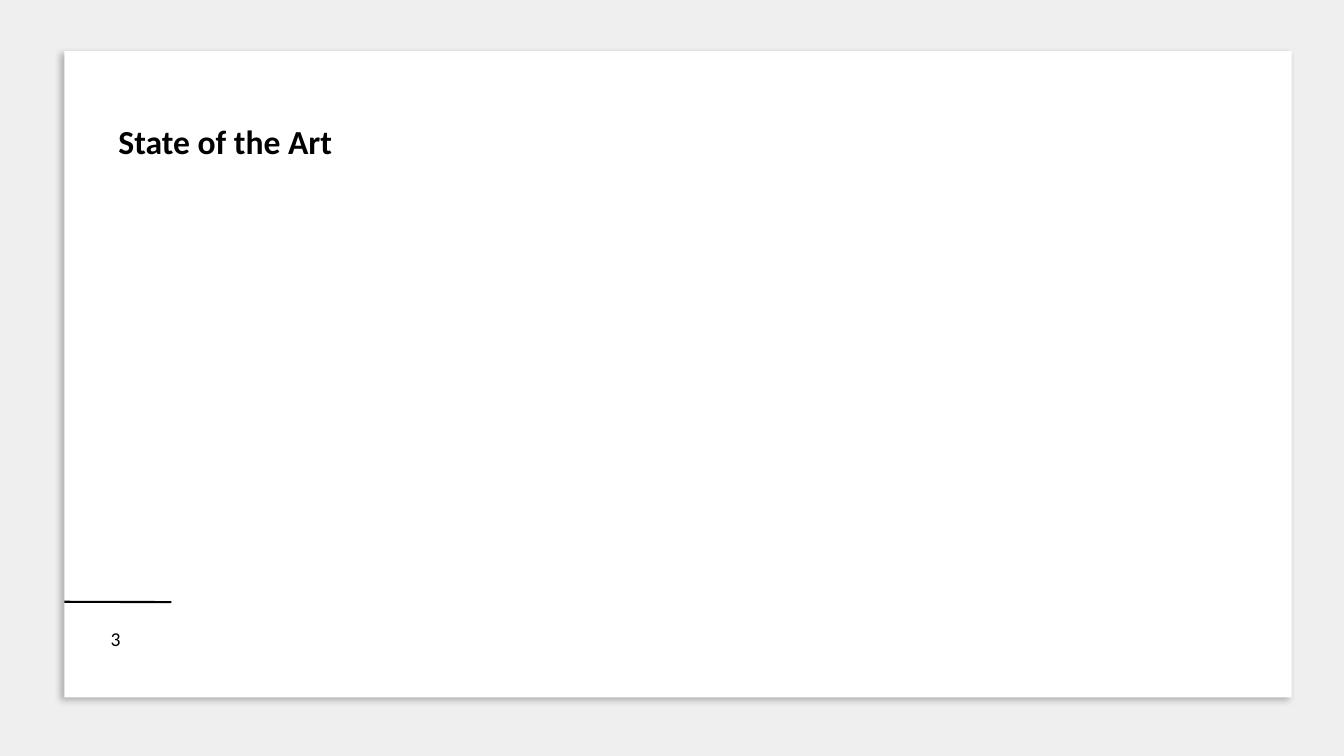
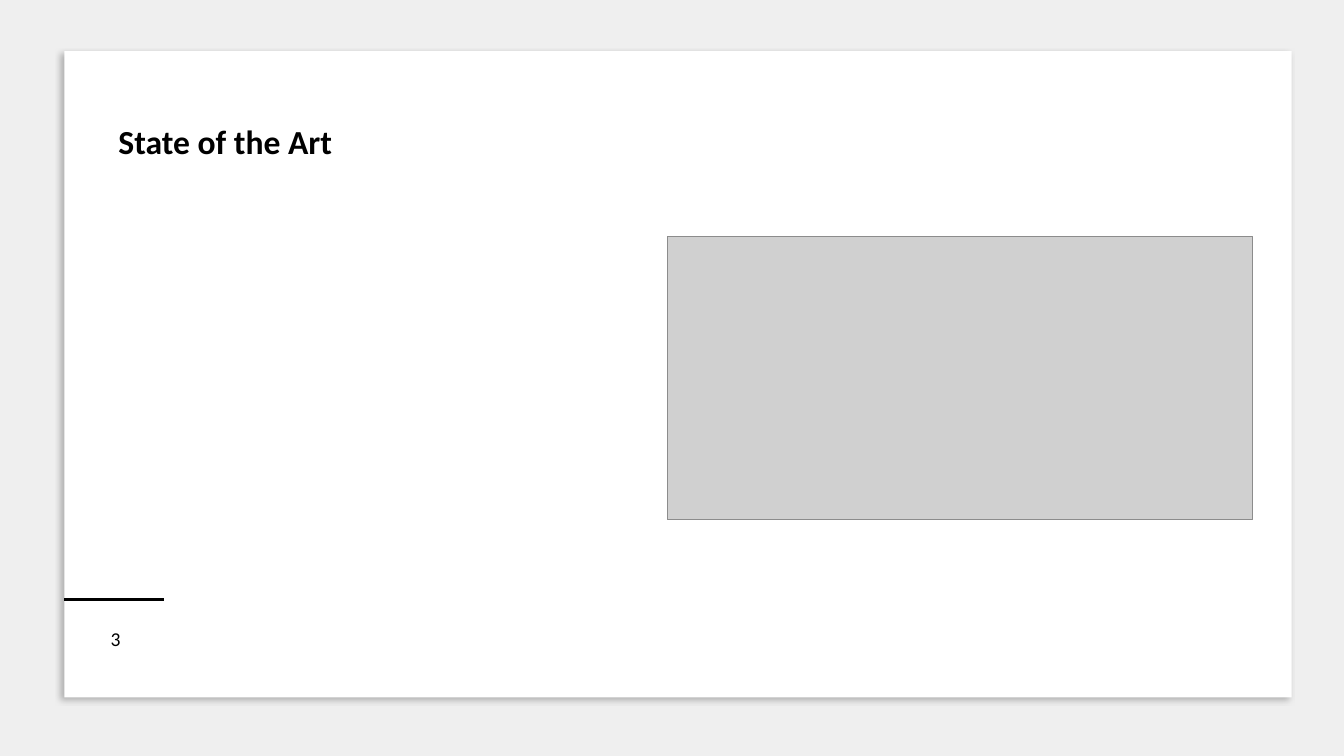
Before and after one commit to RicPu/NetworkSecurityProject, a slide deck: slide 3 of presentation/Presentation.pptx. Drawn at 1344x756 pixels with LibreOffice and Linux fonts; fonts in the diff are those of the drawing; grey boxes stand for pictures. Boxes give left, top, right and bottom in pixels: in the first picture for what was removed or moved away, otherwise in the second. Text is boxed around its words. In the diff, an @@ line names an element or a change of style, - is before the commit and + after.

```diff
--- a/presentation/Presentation.pptx
+++ b/presentation/Presentation.pptx
@@ picture added at (x1=667, y1=236, x2=1253, y2=519) @@
@@ rectangle added at (x1=65, y1=599, x2=163, y2=601), fill #000000, outline #000000 1 pt @@
@@ line removed from (65, 602) to (171, 602) @@
```
Also in this commit, not shown: 3 other slides changed.
